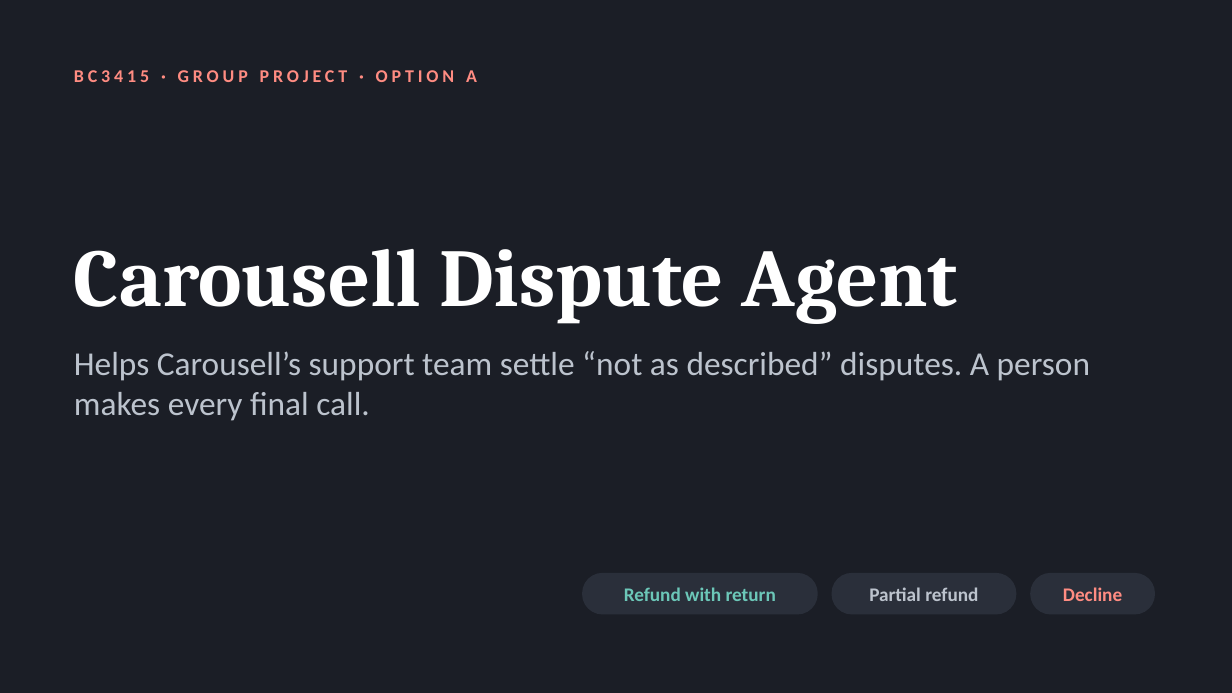
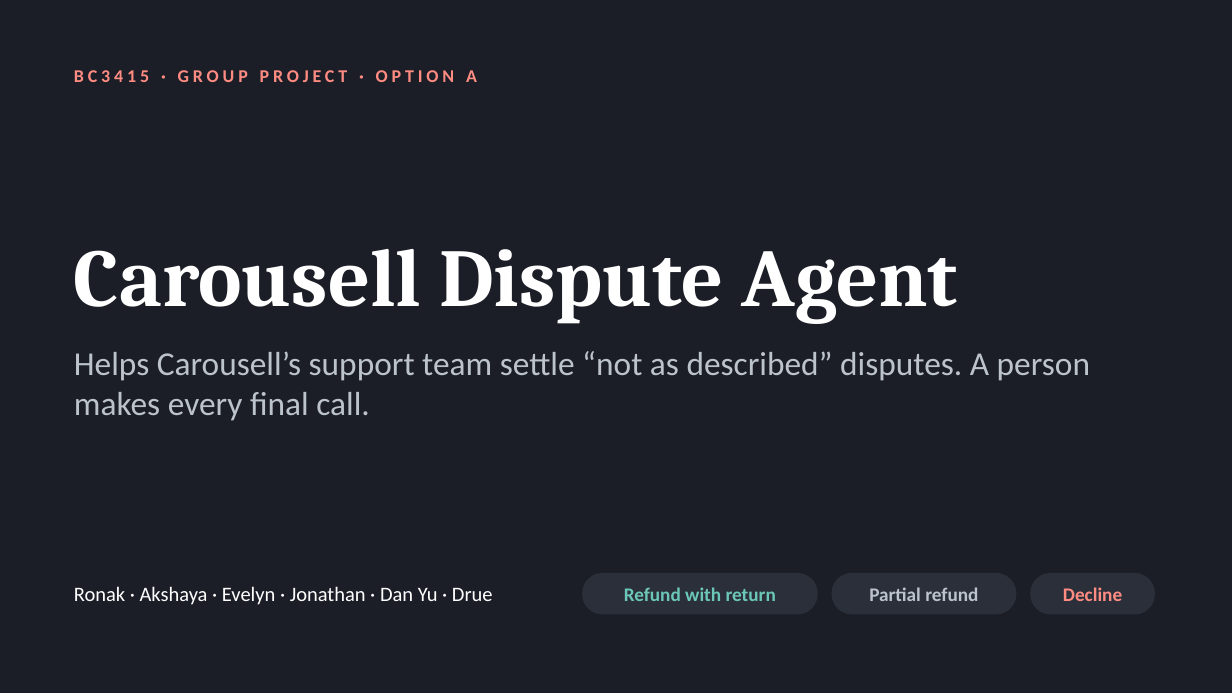
Before and after one commit to J0knee10/carousell-dispute-agent-bc3415, a slide deck: slide 1 of presentation/Carousell_Dispute_Agent_Slides.pptx. Drawn at 1232x693 pixels with LibreOffice and Linux fonts; fonts in the diff are those of the drawing. Boxes give left, top, right and bottom in pixels: in the first picture for what was removed or moved away, otherwise in the second. Text is boxed around its words. In the diff, an @@ line names an element or a change of style, - is before the commit and + after.

```diff
--- a/presentation/Carousell_Dispute_Agent_Slides.pptx
+++ b/presentation/Carousell_Dispute_Agent_Slides.pptx
@@ text added at (74,586,493,605), 16 pt, text #FFFFFF @@
+Ronak · Akshaya · Evelyn · Jonathan · Dan Yu · Drue
```
Also in this commit, not shown: 2 other slides changed, 9 other files.
